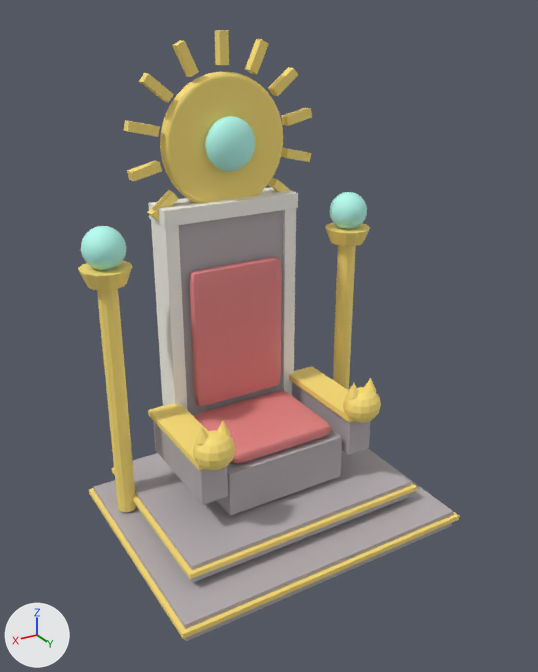
What one commit did to the glTF model assets/meshes/SandThrone.glb.
Camera for both pictures: a 50 mm lens placed at (10.56, 17.61, 15.28), pointed at (0.18, 0.31, 6.63). The lights are fixed; the arrows at lower left show +X, +Y and +Z. The picture after the commit comes second. Vertices at exactly the same position are counted once.

Script lines for the objects in view, before the commit:
```python
me_cushion = bpy.data.meshes.new('Cushion')
me_cushion.from_pydata(...)  # 436 vertices, 864 faces; spans x -1.8..1.8, y -2.15..1.0, z 2.95..8.2
me_cushion.materials.append(mat_cushion)  # pink #e58585
me_glow = bpy.data.meshes.new('Glow')
me_glow.from_pydata(...)  # an icosphere of 320 faces spanning x -4.82..-3.58, y -2.52..-1.28, z 8.73..9.97; an icosphere of 320 faces spanning x 3.58..4.82, y -2.52..-1.28, z 8.73..9.97; an icosphere of 320 faces spanning x -0.8..0.8, y -2.68..-1.72, z 11.0..12.6
me_glow.materials.append(mat_glow)  # cyan #b7fff4
me_gold = bpy.data.meshes.new('Gold')
me_gold.from_pydata(...)  # 818 vertices, 1520 faces; spans x -4.95..4.95, y -3.77..3.77, z 0.35..14.9
me_gold.materials.append(mat_gold)  # yellow #ffe378
me_paint = bpy.data.meshes.new('Paint')
me_paint.from_pydata(...)  # 24 vertices, 36 faces; spans x -2.29..2.29, y -3.19..-2.01, z 1.49..10.14
me_paint.materials.append(mat_paint)  # white #fbf8f1
# before: 9 (-2.26, -2.07, 9.81) at pixel (296, 203), 11 (-1.84, -2.07, 9.81) at pixel (285, 204), 14 (-2.26, -3.13, 9.81), 15 (-1.84, -3.13, 9.81)
# before: 17 (1.84, -2.07, 9.81) at pixel (178, 219), 19 (2.26, -2.07, 9.81) at pixel (165, 221), 22 (1.84, -3.13, 9.81), 23 (2.26, -3.13, 9.81) at pixel (150, 214)
me_stone = bpy.data.meshes.new('Stone')
me_stone.from_pydata(...)  # 48 vertices, 72 faces; spans x -4.74..4.74, y -3.64..3.64, z 0.06..9.82
me_stone.materials.append(mat_stone)  # grey #b7afb3
# before: 25 (-2.12, -2.18, 9.82), 27 (2.12, -2.18, 9.82), 30 (-2.12, -3.02, 9.82), 31 (2.12, -3.02, 9.82)
ob_cushion = bpy.data.objects.new('Cushion', me_cushion)
ob_cushion.location = (0.0, 0.0, 0.0)
ob_glow = bpy.data.objects.new('Glow', me_glow)
ob_glow.location = (0.0, 0.0, 0.0)
ob_gold = bpy.data.objects.new('Gold', me_gold)
ob_gold.location = (0.0, 0.0, 0.0)
ob_paint = bpy.data.objects.new('Paint', me_paint)
ob_paint.location = (0.0, 0.0, 0.0)
ob_stone = bpy.data.objects.new('Stone', me_stone)
ob_stone.location = (0.0, 0.0, 0.0)
```
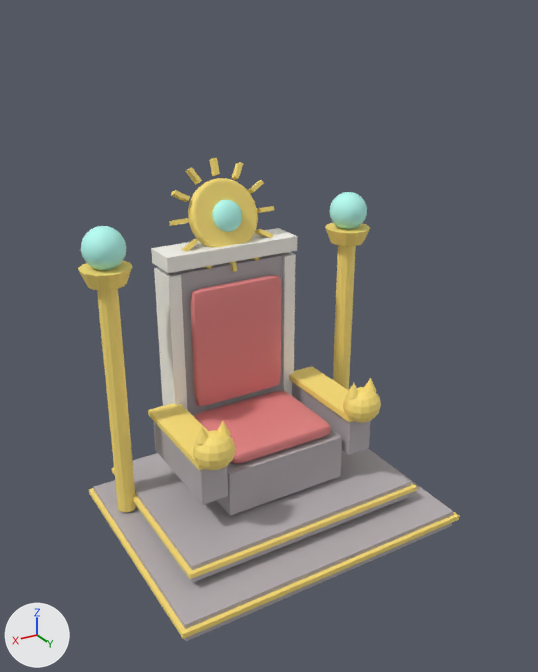
Diff of the bpy script that builds the scene:
```diff
--- a/assets/meshes/SandThrone.glb.py
+++ b/assets/meshes/SandThrone.glb.py
@@ me_stone @@
 # used by ob_stone; location = (0.0, 0.0, 0.0)
-me_stone.from_pydata(...)  # 48 vertices, 72 faces; spans x -4.74..4.74, y -3.64..3.64, z 0.06..9.82
+me_stone.from_pydata(...)  # 48 vertices, 72 faces; spans x -4.74..4.74, y -3.64..3.64, z 0.06..8.12
+# me_stone part 1
+for i in [25, 27, 30, 31]: me_stone.vertices[i].co += Vector((0.0, 0.0, -1.7))
 me_stone.materials.append(mat_stone)
@@ me_gold @@
 # used by ob_gold; location = (0.0, 0.0, 0.0)
-me_gold.from_pydata(...)  # 818 vertices, 1520 faces; spans x -4.95..4.95, y -3.77..3.77, z 0.35..14.9
+me_gold.from_pydata(...)  # 722 vertices, 1336 faces; spans x -4.95..4.95, y -3.77..3.77, z 0.35..11.26
+# me_gold part 2: 11 loose pieces with 88 vertices, spanning x -3.05..3.05, y -2.76..-2.44, z 8.7..14.9, are deleted
+# me_gold part 3: 234 vertices moved from x -2.0..2.0, y -2.85..-2.35, z 9.8..14.53 to x -1.15..1.27, y -3.42..-2.18, z 8.43..11.07; 112 vertices removed from x -1.59..1.87, y -2.85..-2.35, z 8.95..14.65; 104 vertices added at x -1.77..1.77, y -3.49..-2.01, z 7.84..11.26
 me_gold.materials.append(mat_gold)
@@ me_paint @@
 # used by ob_paint; location = (0.0, 0.0, 0.0)
-me_paint.from_pydata(...)  # 24 vertices, 36 faces; spans x -2.29..2.29, y -3.19..-2.01, z 1.49..10.14
+me_paint.from_pydata(...)  # 24 vertices, 36 faces; spans x -2.29..2.29, y -3.19..-2.01, z 1.49..8.74
+# me_paint part 4: the loose piece of 8 vertices spanning x -2.29..2.29, y -3.19..-2.01, z 9.66..10.14 is moved by (0.0, 0.0, -1.4)
+# me_paint part 5
+for i in [9, 11, 14, 15]: me_paint.vertices[i].co += Vector((0.0, 0.0, -1.7))
+# me_paint part 6
+for i in [17, 19, 22, 23]: me_paint.vertices[i].co += Vector((0.0, 0.0, -1.7))
 me_paint.materials.append(mat_paint)
@@ me_cushion @@
 # used by ob_cushion; location = (0.0, 0.0, 0.0)
-me_cushion.from_pydata(...)  # 436 vertices, 864 faces; spans x -1.8..1.8, y -2.15..1.0, z 2.95..8.2
+me_cushion.from_pydata(...)  # 436 vertices, 864 faces; spans x -1.8..1.8, y -2.15..1.0, z 2.95..7.6
+# me_cushion part 7: the loose piece of 218 vertices spanning x -1.6..1.6, y -2.15..-1.75, z 3.6..8.2 is scaled about its middle by (1, 1, 0.868), then moved by (0.0, 0.0, -0.3)
 me_cushion.materials.append(mat_cushion)
@@ me_glow @@
 # used by ob_glow; location = (0.0, 0.0, 0.0)
-me_glow.from_pydata(...)  # 486 vertices, 960 faces; spans x -4.82..4.82, y -2.68..-1.28, z 8.73..12.6
+me_glow.from_pydata(...)  # 486 vertices, 960 faces; spans x -4.82..4.82, y -2.83..-1.28, z 8.73..10.07
+# me_glow part 8: the loose piece of 162 vertices spanning x -0.8..0.8, y -2.68..-1.72, z 11.0..12.6 is turned 20 degrees about the x axis through its middle and scaled by 0.625, then moved by (0.0, -0.3, -2.2)
 me_glow.materials.append(mat_glow)
```

Where the change shows, as pixel boxes (x1, y1, x2, y2) in the pictures (538 x 672 px; the box of a moved part takes in the faces that stretch with it):
'Stone', reshaped (10% shorter): before (94, 210, 453, 641); after (94, 252, 453, 641)
'Gold', reshaped (21% shorter): before (78, 30, 459, 639); after (78, 158, 459, 639)
'Cushion', reshaped (9% shorter): before (190, 257, 331, 464); after (190, 275, 331, 464)
'Paint', reshaped (18% shorter): before (148, 187, 298, 411); after (151, 228, 298, 411)
'Glow', reshaped (49% shorter): before (81, 116, 367, 270); after (81, 192, 367, 270)
part 1 of me_stone, moved or reshaped: before (178, 210, 283, 416); after (160, 252, 290, 416)
part 2 of me_gold, deleted: before (124, 30, 312, 221)
part 3 of me_gold, moved or reshaped: before (160, 39, 283, 203); after (169, 158, 274, 272)
part 4 of me_paint, moved or reshaped: before (148, 187, 298, 227); after (151, 228, 298, 273)
part 5 of me_paint, moved or reshaped: before (282, 208, 296, 396); after (282, 252, 296, 396)
part 6 of me_paint, moved or reshaped: before (151, 220, 188, 411); after (154, 267, 188, 411)
part 7 of me_cushion, moved or reshaped: before (190, 257, 281, 304); after (190, 275, 281, 304)
part 8 of me_glow, moved or reshaped: before (205, 116, 255, 172); after (212, 200, 242, 232)
